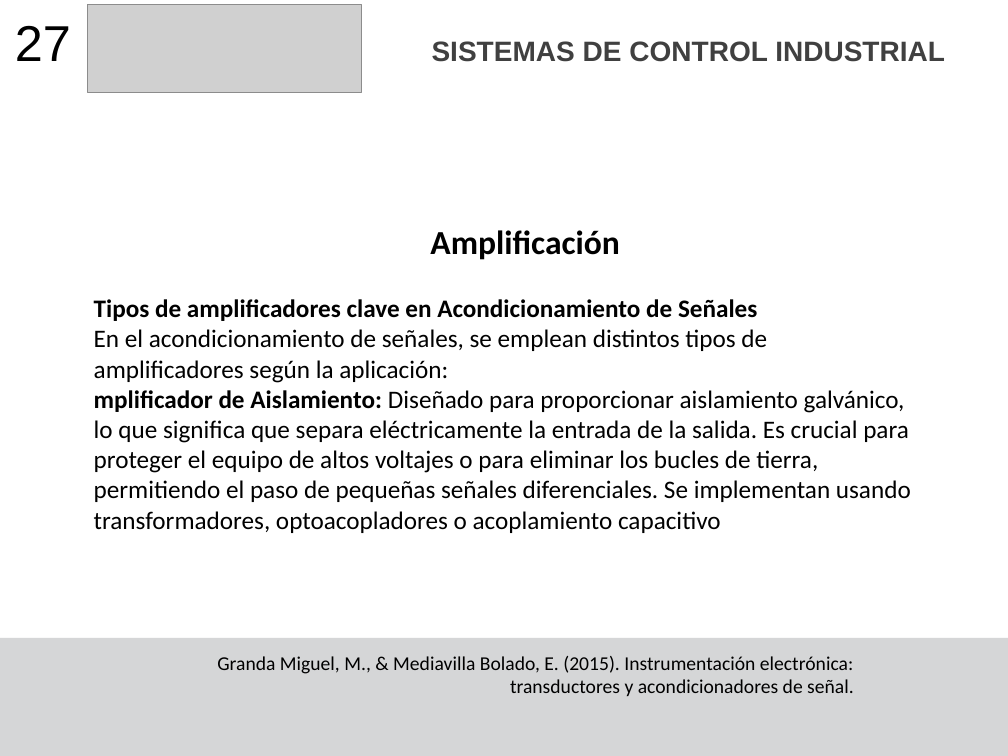
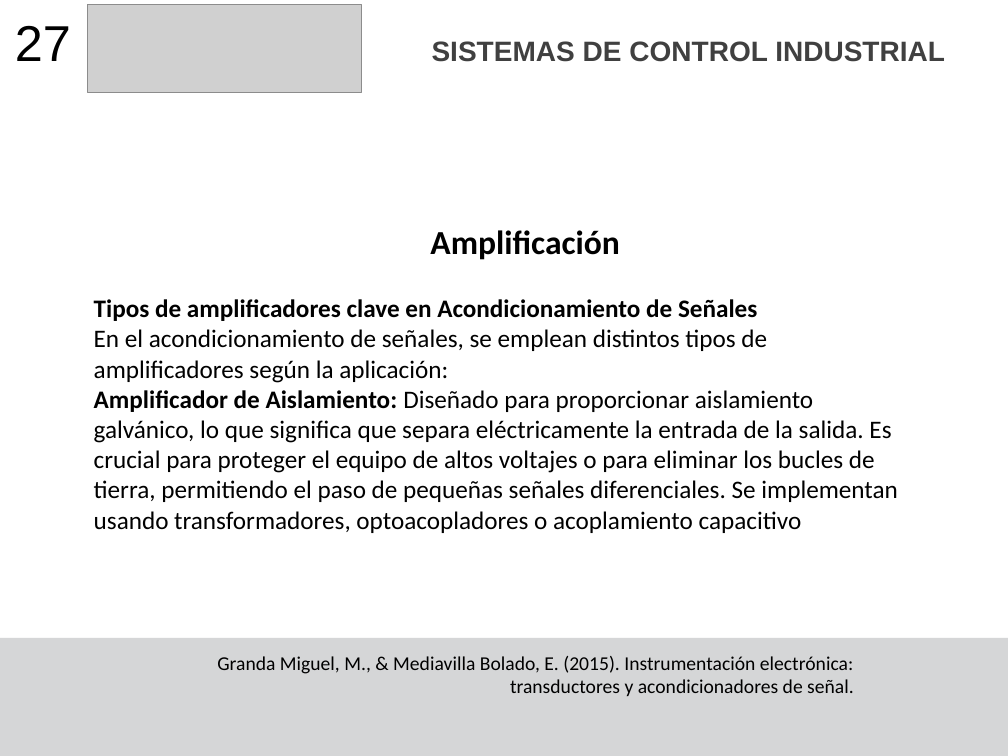
Before and after one commit to F4bian1012/Sistemas_De_Contro_Industrial, a slide deck: slide 27 of Lesson_5-6/Acondicionamiento_Señales.pptx. Drawn at 1008x756 pixels with LibreOffice and Linux fonts; fonts in the diff are those of the drawing; grey boxes stand for pictures. Boxes give left, top, right and bottom in pixels: in the first picture for what was removed or moved away, otherwise in the second. Text is boxed around its words. In the diff, an @@ line names an element or a change of style, - is before the commit and + after.

```diff
--- a/Lesson_5-6/Acondicionamiento_Señales.pptx
+++ b/Lesson_5-6/Acondicionamiento_Señales.pptx
@@ text at box(94, 390, 897, 533): text changed @@
-mplificador de Aislamiento: Diseñado para proporcionar aislamiento galvánico, lo que significa que separa eléctricamente la entrada de la salida. Es crucial para proteger el equipo de altos voltajes o para eliminar los bucles de tierra, permitiendo el paso de pequeñas señales diferenciales. Se implementan usando transformadores, optoacopladores o acoplamiento capacitivo
+Amplificador de Aislamiento: Diseñado para proporcionar aislamiento galvánico, lo que significa que separa eléctricamente la entrada de la salida. Es crucial para proteger el equipo de altos voltajes o para eliminar los bucles de tierra, permitiendo el paso de pequeñas señales diferenciales. Se implementan usando transformadores, optoacopladores o acoplamiento capacitivo
```
Also in this commit, not shown: 1 other slide changed, 21 slides added, 4 other files.
